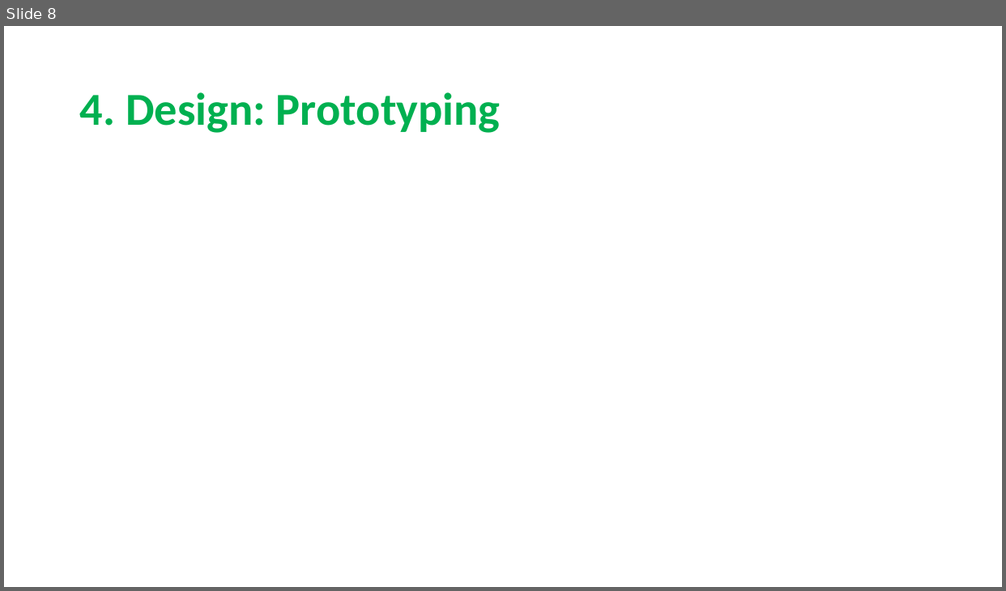
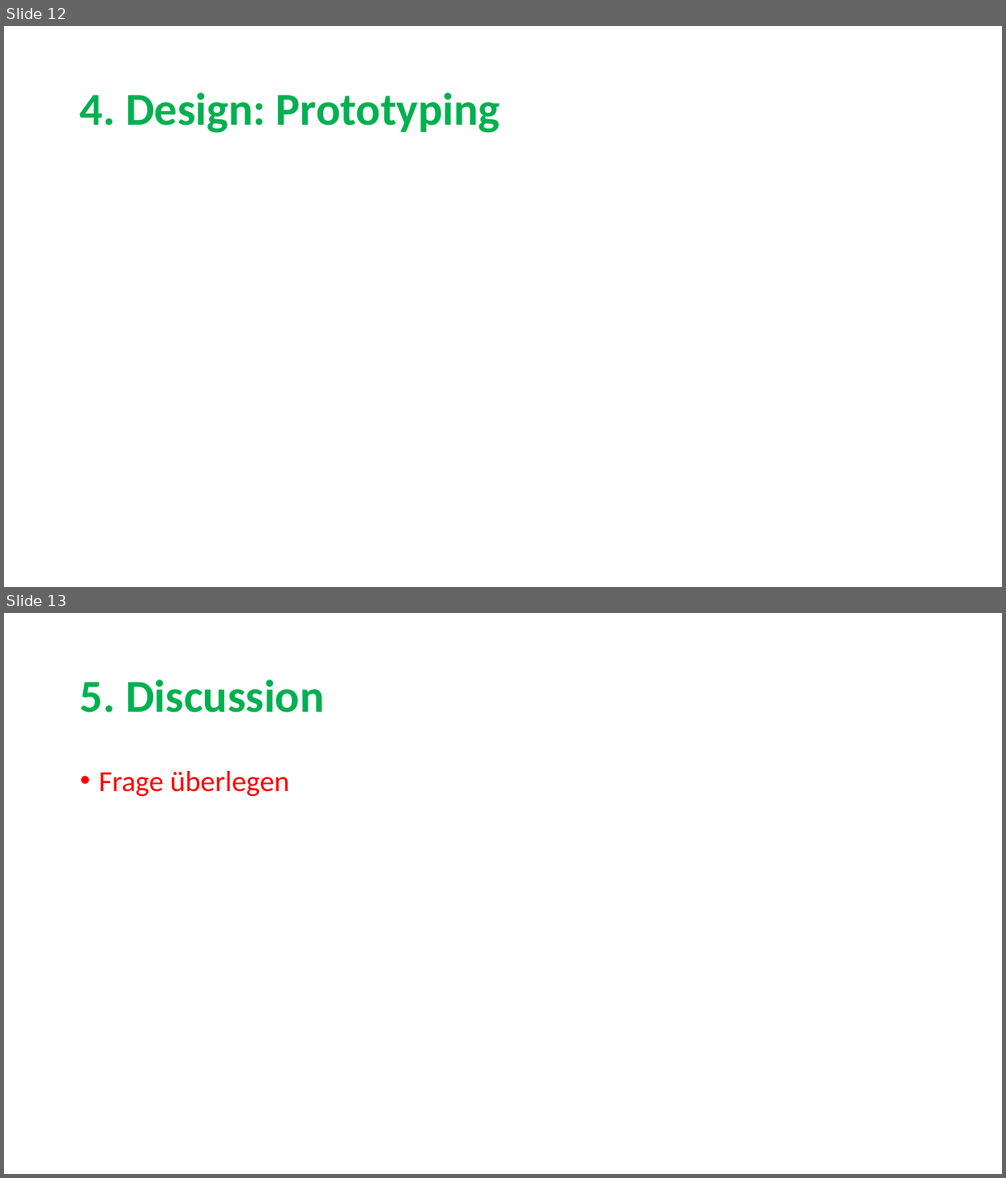
Before and after one commit to sarahmele/ch.bfh.btx8081.w2015.green, a slide deck: doc/task03/Task3.pptx. Shown one above the other, each under a label of ours: slide 8 before the commit, slides 12 and 13 after it. The pictures are 1006x591 and 1006x1178 pixels, drawn with LibreOffice and Linux fonts; fonts in the diff are those of the drawing. Boxes give left, top, right and bottom in pixels: in the first picture for what was removed or moved away, otherwise in the second. Text is boxed around its words. In the diff, an @@ line names an element or a change of style, - is before the commit and + after.

```diff
--- a/doc/task03/Task3.pptx
+++ b/doc/task03/Task3.pptx
@@ slide 13 added at (4,613,1002,1174), background #FFFFFF @@
@@ title added at (80,679,324,713), 44 pt, text #00B050, bold @@
+5. Discussion
@@ text added at (99,771,289,796), 28 pt, text #FF0000 @@
+• Frage überlegen
@@ what was slide 8 is now slide 12 @@
```
Also in this commit, not shown: 1 slide changed, 5 other slides added, 1 slide removed.
